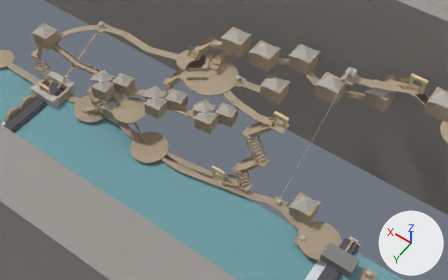
Two versions of the Blender file tools/blends/dellhollow-town.blend, one commit apart.
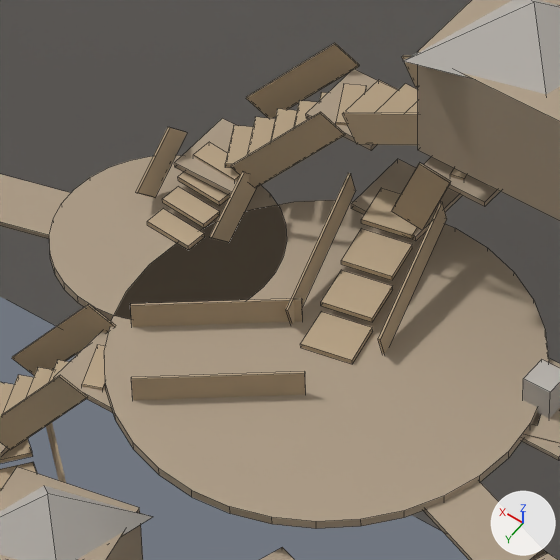
Each version appears first from a 50 mm lens placed at (1.13, 82.64, 103.52), pointed at (45.34, 20.74, 6.24), and next in a close-up on the part from 38% to 54% of the width and 11% to 36% of the height. The axes (+X, +Y, +Z) are drawn at lower right. The lights are the same throughout. The older version's two pictures come first. The close-ups show mesh edges as thin lines.

In view in the first close-up: 'bar_e_quay-deck__pilot-cluster_l0_railA', 'bar_e_quay-deck__pilot-cluster_l0_railB', 'bar_e_quay-deck__pilot-cluster_l1_railB', 'bar_e_shelf-homes__market-stalls_l1_railA', 'bar_e_shelf-homes__market-stalls_l1_railB', 'bar_e_shelf-homes__quay-deck_l2_railB', 'cliff_town', 'lm_pilot-cluster_0_roof', 'lm_shelf-homes_body', 'lm_shelf-homes_roof', 'walk_e_quay-deck__deep-stairs-head_l0', 'walk_lm_market-stalls', 'walk_lm_quay-deck' and 45 more.
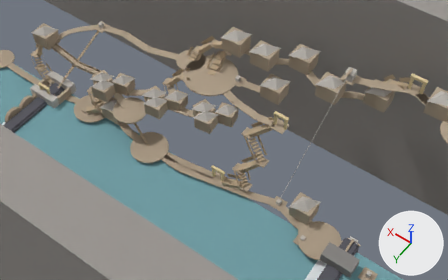
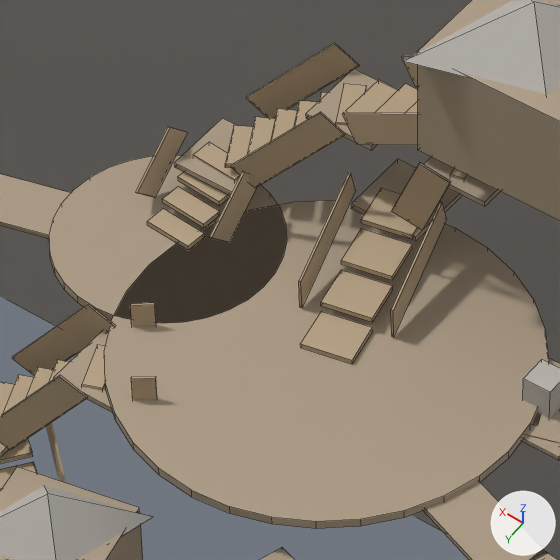
Edits to the bpy script that builds the scene:
```text
Change me_cube_179:
    used by ob_bar_e_shelf_homes__quay_deck_l2_railb; location = (52.68, 11.35, 15.2); rotation_euler = (0.0, 0.329, 1.776), in degrees (0, 19, 102); scale = (2.01, 0.03, 0.45)
    remove me_cube_179.from_pydata(...)  # 8 vertices, 6 faces; spans x -1.0..1.0, y -1.0..1.0, z -1.0..1.0
    add me_cube_179.from_pydata(...)  # 8 vertices, 6 faces; spans x -1.0..0.73, y -1.0..1.0, z -1.0..1.0
    me_cube_179 part 1
    me_cube_179.vertices[4].co: (1.0, -1.0, -1.0) -> (0.73, -1.0, -1.0)  # not seen -> pixel (391, 336)
    me_cube_179.vertices[5].co: (1.0, -1.0, 1.0) -> (0.58, -1.0, 1.0)  # pixel (377, 338) -> pixel (390, 309)
    me_cube_179.vertices[6].co: (1.0, 1.0, -1.0) -> (0.73, 1.0, -1.0)  # not seen -> pixel (393, 337)
    me_cube_179.vertices[7].co: (1.0, 1.0, 1.0) -> (0.58, 1.0, 1.0)  # pixel (380, 339) -> pixel (393, 310)
Change me_cube_197:
    used by ob_bar_e_quay_deck__pilot_cluster_l0_raila; location = (56.27, 14.67, 14.55); rotation_euler = (0.0, 0.0, 0.666), in degrees (0, 0, 38); scale = (2.12, 0.03, 0.45)
    remove me_cube_197.from_pydata(...)  # 8 vertices, 6 faces; spans x -1.0..1.0, y -1.0..1.0, z -1.0..1.0
    add me_cube_197.from_pydata(...)  # 8 vertices, 6 faces; spans x 0.72..1.0, y -1.0..1.0, z -1.0..1.0
    me_cube_197 part 2: the whole mesh is scaled about its middle by (0.142, 1, 1), then moved by (0.86, 0.0, 0.0)
Change me_cube_198:
    used by ob_bar_e_quay_deck__pilot_cluster_l0_railb; location = (54.73, 16.63, 14.55); rotation_euler = (0.0, 0.0, 0.666), in degrees (0, 0, 38); scale = (2.12, 0.03, 0.45)
    remove me_cube_198.from_pydata(...)  # 8 vertices, 6 faces; spans x -1.0..1.0, y -1.0..1.0, z -1.0..1.0
    add me_cube_198.from_pydata(...)  # 8 vertices, 6 faces; spans x 0.72..1.0, y -1.0..1.0, z -1.0..1.0
    me_cube_198 part 3: the whole mesh is scaled about its middle by (0.142, 1, 1), then moved by (0.86, 0.0, 0.0)
```

Where the change shows, as pixel boxes (x1, y1, x2, y2) in the close-ups (560 x 560 px):
'bar_e_quay-deck__pilot-cluster_l0_railB', mesh rescaled (85% narrower, 17% shorter): before (131, 371, 306, 400); after (131, 376, 157, 400)
'bar_e_quay-deck__pilot-cluster_l0_railA', mesh rescaled (84% narrower, 17% shorter): before (130, 298, 303, 327); after (130, 303, 156, 327)
'bar_e_shelf-homes__quay-deck_l2_railB', reshaped (19% narrower, 11% shorter): before (378, 201, 447, 354); after (391, 201, 447, 337)
